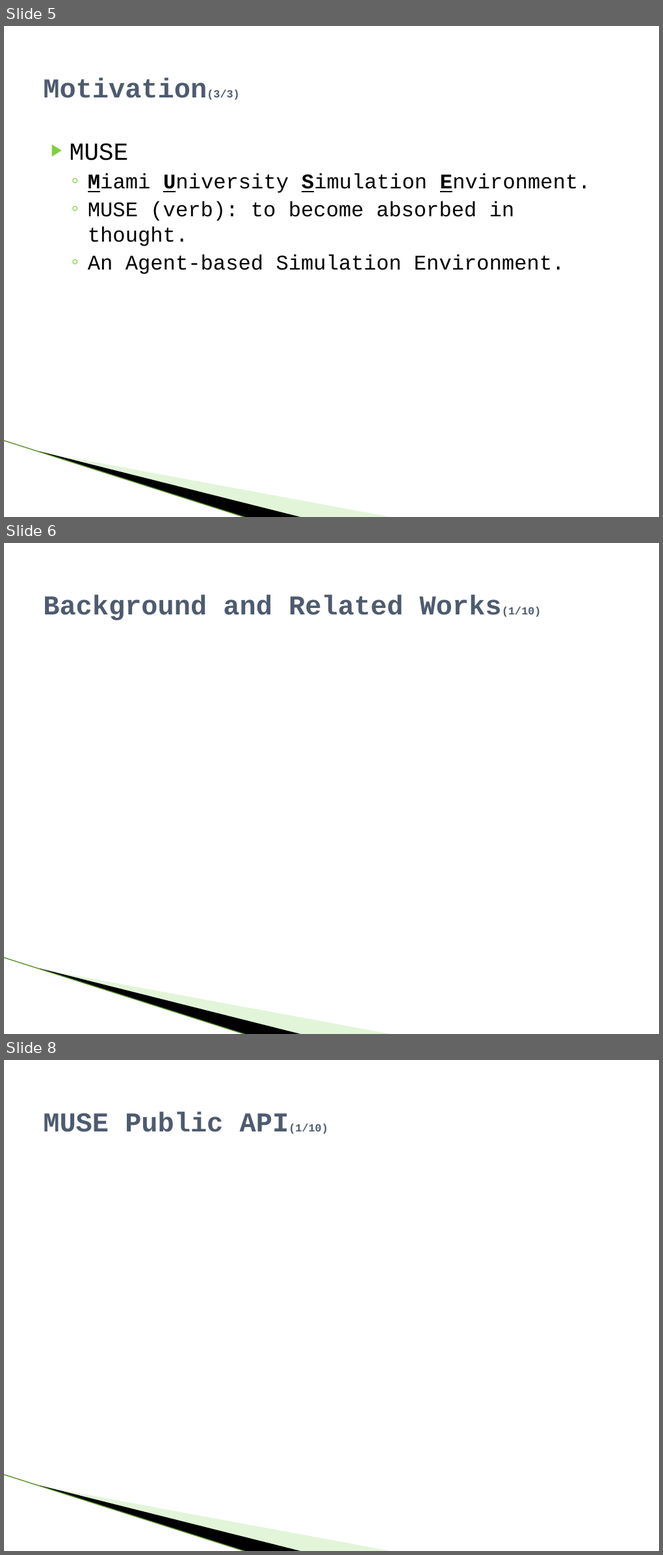
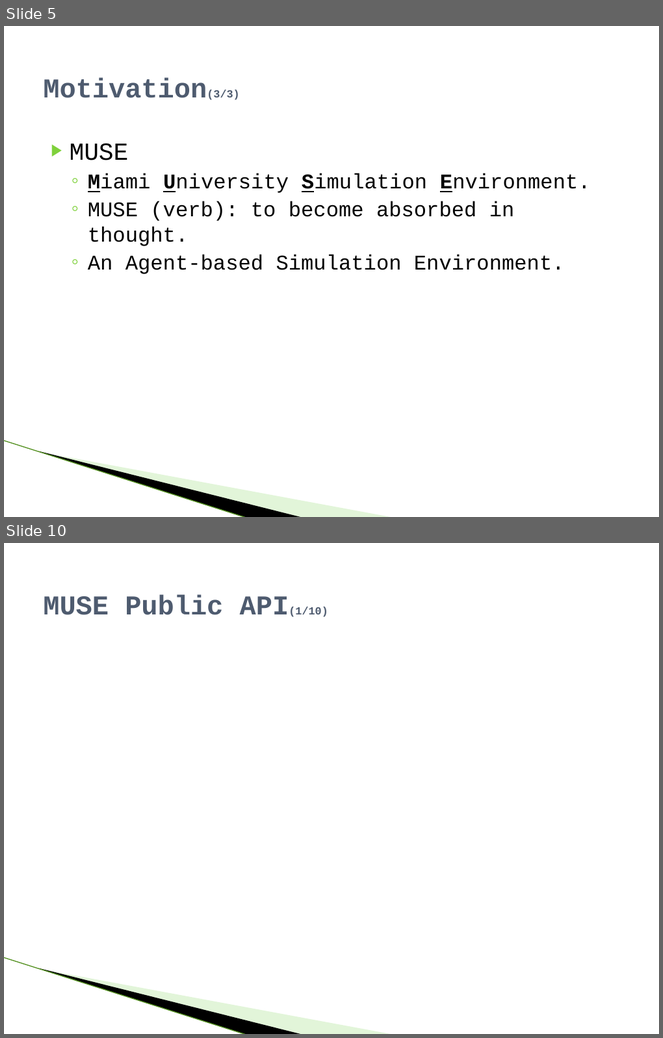
Before and after one commit to raodj/muse, a slide deck: Thesis/MUSE_Defense_presentation.pptx. Shown one above the other, each under a label of ours: slides 5, 6 and 8 before the commit, slides 5 and 10 after it; the slides between them are not shown. The pictures are 663x1555 and 663x1038 pixels, drawn with LibreOffice and Linux fonts; fonts in the diff are those of the drawing; background and template pictures are left out. Boxes give left, top, right and bottom in pixels: in the first picture for what was removed or moved away, otherwise in the second. Text is boxed around its words. In the diff, an @@ line names an element or a change of style, - is before the commit and + after.

```diff
--- a/Thesis/MUSE_Defense_presentation.pptx
+++ b/Thesis/MUSE_Defense_presentation.pptx
@@ slide 6 removed at bbox=[4, 543, 659, 1034], background #FFFFFF; not listed: 3 template elements that a slide beside it also shows @@
@@ title removed at bbox=[43, 594, 541, 620] @@
-Background and Related Works(1/10)
@@ what was slide 8 is now slide 10 @@
```
Also in this commit, not shown: 3 slides changed, 4 slides added, 1 other slide removed.
